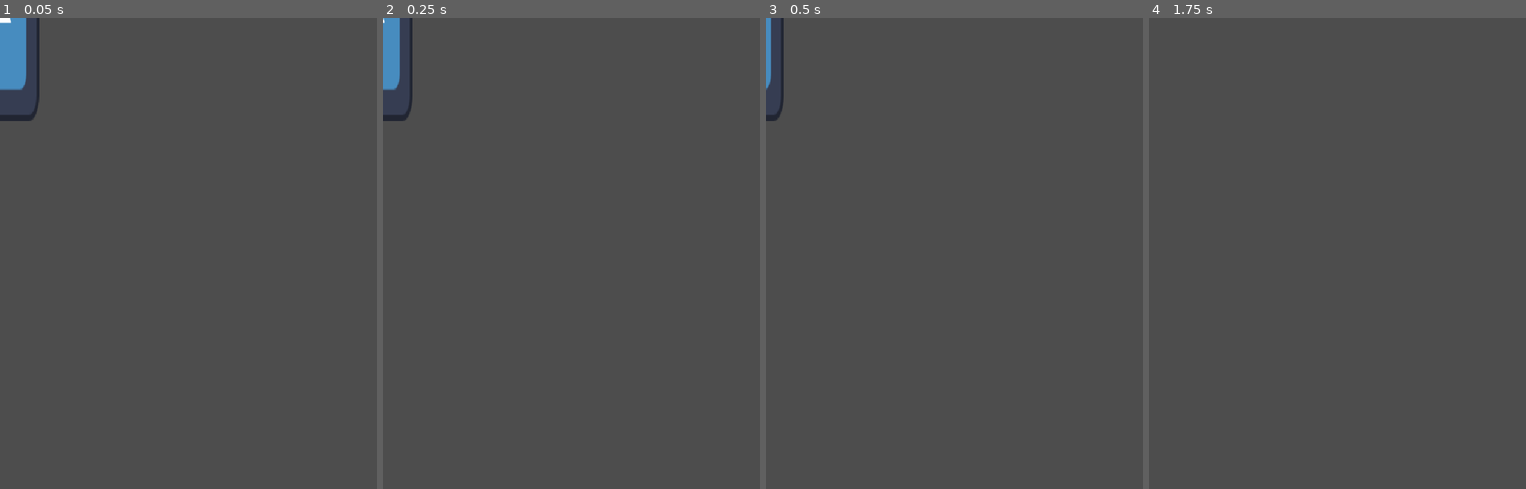
Above: before the commit, frames 1-4 (left to right).
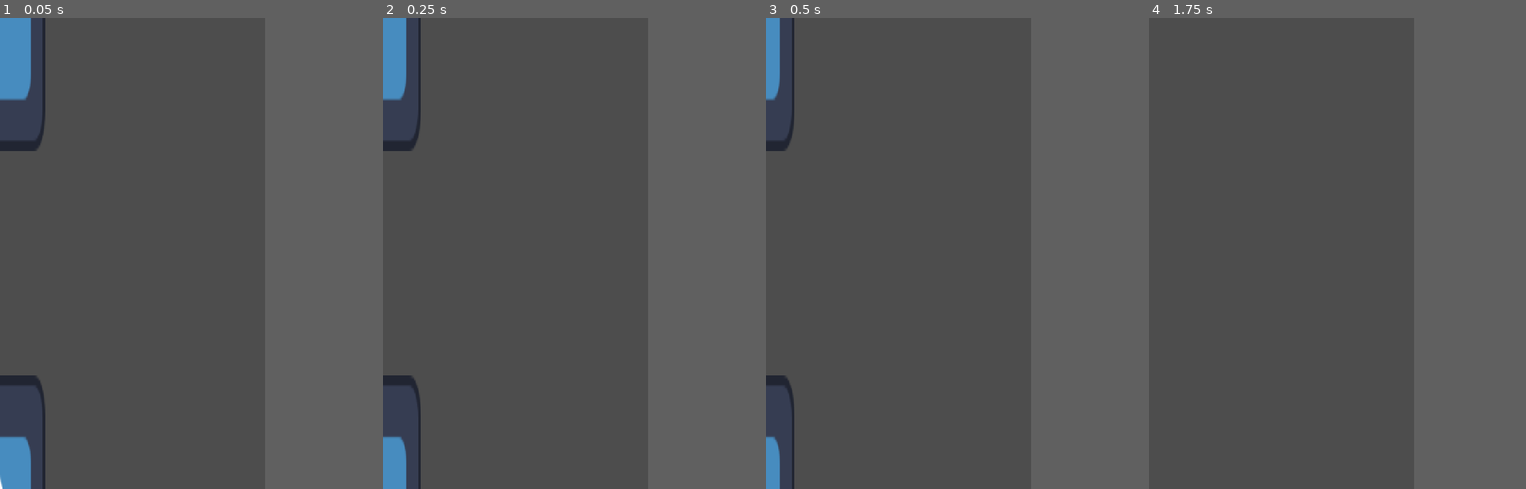
Above: after the commit, the same moments.

Repository: nekittheragdoll/FlappyMMA
Game: Godot game, scene res://scenes/obstacle.tscn
The game is run twice, just before and just after one commit, with the same random seed, the same clock (stepped at 60 frames per second) and the same inputs. This scene is started directly instead of the project's main scene. The engine's default icon, where the game draws it, is replaced by a stand-in: a white triangle on a blue panel in a dark square.
Inputs:
- Up to frame 1 (0.05 s): no input
- Up to frame 2 (0.25 s): no input
- Up to frame 3 (0.5 s): no input
- Up to frame 4 (1.75 s): tap Space (jump) at 0.77, 1.52 s
In our replay, the window is 640x800 before the commit and 450x800 after it. These sizes can differ from the game's own. Grey fills any space a smaller window leaves; there, only what the larger window draws over its background counts as a difference.

The runs differ from the first frame. In frame 1, 2.5% of the frame differs, in the area x 0-13%, y 0-100%; in frame 2, 2.1%; in frame 3, 1.7%; in frame 4, only the window size differs.

Commit message:
Redesigned Obstacles

Diff:
--- a/project.godot
+++ b/project.godot
@@ -17,9 +17,10 @@
 
 [display]
 
-window/size/viewport_width=800
-window/size/viewport_height=1000
+window/size/viewport_width=720
+window/size/viewport_height=1280
 window/stretch/mode="canvas_items"
+window/stretch/aspect="expand"
 window/handheld/orientation=1
 
 [input]
--- a/scenes/game.tscn
+++ b/scenes/game.tscn
@@ -8,14 +8,18 @@
 
 [node name="Game" type="Node2D"]
 script = ExtResource("1_yqjtg")
+metadata/_edit_lock_ = true
 
 [node name="Player" parent="." instance=ExtResource("1_uwrxv")]
-position = Vector2(365, 181)
+position = Vector2(250, 501)
+metadata/_edit_lock_ = true
 
 [node name="Floor" type="Area2D" parent="."]
+position = Vector2(350, 1270)
+scale = Vector2(1, 1.5)
+metadata/_edit_lock_ = true
 
 [node name="CollisionShape2D" type="CollisionShape2D" parent="Floor"]
-position = Vector2(407, 991)
 shape = SubResource("RectangleShape2D_uwrxv")
 debug_color = Color(0.996078, 0, 0.196078, 1)
 
--- a/scenes/obstacle.tscn
+++ b/scenes/obstacle.tscn
@@ -1,19 +1,48 @@
-[gd_scene load_steps=4 format=3 uid="uid://ogox70fdsivb"]
+[gd_scene load_steps=6 format=3 uid="uid://ogox70fdsivb"]
 
 [ext_resource type="Script" uid="uid://b234cu4257pqq" path="res://scripts/obstacle.gd" id="1_7ukg5"]
 [ext_resource type="Texture2D" uid="uid://xdfqa8al2epl" path="res://icon.svg" id="2_drdry"]
 
-[sub_resource type="RectangleShape2D" id="RectangleShape2D_3xr6u"]
-size = Vector2(184, 434)
+[sub_resource type="RectangleShape2D" id="RectangleShape2D_drdry"]
 
-[node name="Obstacle" type="Area2D"]
+[sub_resource type="RectangleShape2D" id="RectangleShape2D_cjuko"]
+
+[sub_resource type="RectangleShape2D" id="RectangleShape2D_sh7k1"]
+size = Vector2(20, 24.9082)
+
+[node name="Obstacles" type="Node2D"]
 script = ExtResource("1_7ukg5")
 
-[node name="CollisionShape2D" type="CollisionShape2D" parent="."]
-shape = SubResource("RectangleShape2D_3xr6u")
-debug_color = Color(0.882353, 0.337255, 0, 1)
+[node name="TopPart" type="Area2D" parent="."]
+scale = Vector2(2, 7)
 
-[node name="Sprite2D" type="Sprite2D" parent="."]
-position = Vector2(1, 3)
-scale = Vector2(1.34367, 3.37435)
+[node name="TopSprite" type="Sprite2D" parent="TopPart"]
 texture = ExtResource("2_drdry")
+metadata/_edit_lock_ = true
+
+[node name="CollisionShape2D" type="CollisionShape2D" parent="TopPart"]
+scale = Vector2(6, 6.5)
+shape = SubResource("RectangleShape2D_drdry")
+debug_color = Color(1, 0, 0, 0.666667)
+
+[node name="BottomPart" type="Area2D" parent="."]
+position = Vector2(0, 1280)
+scale = Vector2(2, 7)
+
+[node name="BottomSprite" type="Sprite2D" parent="BottomPart"]
+texture = ExtResource("2_drdry")
+metadata/_edit_lock_ = true
+
+[node name="CollisionShape2D" type="CollisionShape2D" parent="BottomPart"]
+scale = Vector2(6, 6.5)
+shape = SubResource("RectangleShape2D_cjuko")
+debug_color = Color(1, 0, 0, 0.666667)
+
+[node name="PassPart" type="Area2D" parent="."]
+position = Vector2(0, 640)
+
+[node name="CollisionShape2D" type="CollisionShape2D" parent="PassPart"]
+position = Vector2(0, -4.5)
+scale = Vector2(5, 50)
+shape = SubResource("RectangleShape2D_sh7k1")
+debug_color = Color(0.0246666, 0.74, 0, 0.419608)
--- a/scripts/game.gd
+++ b/scripts/game.gd
@@ -1,7 +1,7 @@
 extends Node2D
 
-var player: CharacterBody2D
-var obstacle_scene: Resource
+@export var player: CharacterBody2D
+@export var obstacle_scene: Resource
 
 # Called when the node enters the scene tree for the first time.
 func _ready() -> void:
@@ -18,16 +18,25 @@
 	if (body == player):
 		get_tree().paused = true
 
+func _on_greenline_touch(body: Node2D) -> void:
+	print("PASSED")
+
 
 func _spawn_obstacle() -> void:
-	var obstacle_bot = _obstacle_creator(obstacle_scene, Vector2(800,900))
-	var obstacle_top = _obstacle_creator(obstacle_scene, Vector2(800,0))
-	add_child(obstacle_top)
-	add_child(obstacle_bot)
+	var obstacle = _obstacle_creator(obstacle_scene, 900)
+	add_child(obstacle)
 
 
-func _obstacle_creator(obstacle_scene:Resource, position: Vector2) -> Area2D:
-	var obstacle:Area2D = obstacle_scene.instantiate()
-	obstacle.position = position
-	obstacle.body_entered.connect(_on_obstacle_hit)
+func _obstacle_creator(obstacle_scene:Resource, position: int) -> Area2D:
+	var obstacle:Node2D = obstacle_scene.instantiate()
+	obstacle.position.x = position
+	for part in obstacle.get_children():
+		if part is not Area2D:continue
+		if part.name == "TopPart" or part.name == "BottomPart":
+			part.body_entered.connect(_on_obstacle_hit)
+		else:
+			part.body_entered.connect(_on_greenline_touch)
+
+	#obstacle.body_entered.connect(_on_obstacle_hit)
+
 	return obstacle
--- a/scripts/obstacle.gd
+++ b/scripts/obstacle.gd
@@ -1,16 +1,23 @@
-extends Area2D
+extends Node2D
 
 @export var speed : float = 100
+var TopPart:Area2D
+var BottomPart:Area2D
+var rng=RandomNumberGenerator.new()
 
 # Called when the node enters the scene tree for the first time.
 func _ready() -> void:
-	pass # Replace with function body.
+	TopPart = get_node("TopPart")
+	BottomPart = get_node("BottomPart")
+
+	TopPart.position.y -= rng.randi_range(-20,200)
+	BottomPart.position.y += rng.randi_range(-20,200)
 
 
 # Called every frame. 'delta' is the elapsed time since the previous frame.
 func _physics_process(delta: float) -> void:
 	position.x -= speed * delta
 
-	if position.x < -100:
+	if position.x < -500:
 		queue_free()
 		pass
